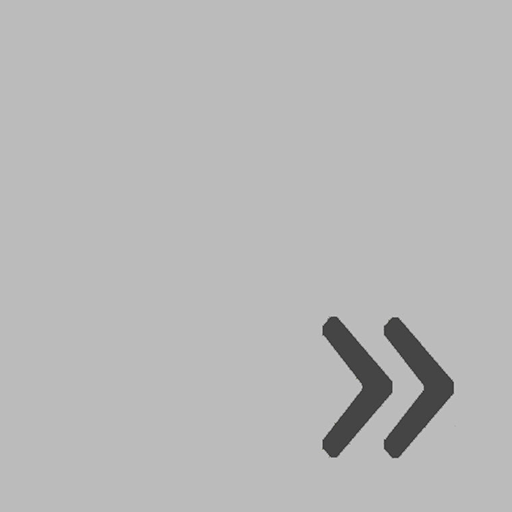
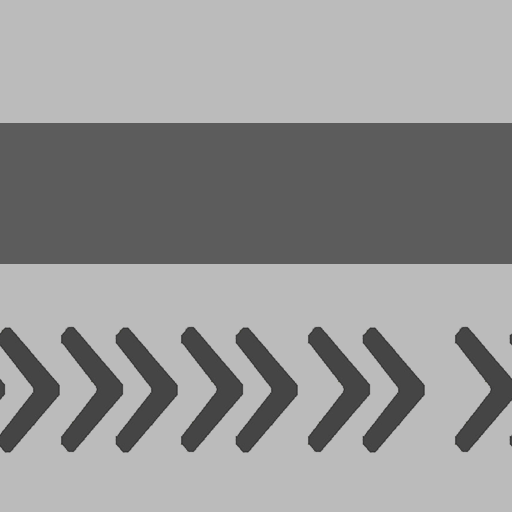
Before/after of a 512 x 512 layered artwork. What changed in the layer stack:
renamed "arrow" to "RollerPlatformUVLayout.jpg", hid it, painted on it over [0, 313, 512, 460]
added layer "Livello 7 copia" above "Livello 7" over [454, 326, 512, 453]
added layer "Livello 7" above "Livello 5" over [0, 327, 61, 453]
added layer "Livello 5" above "Livello 4" over [60, 326, 178, 453]
added layer "Livello 4" above "Livello 3" over [180, 326, 298, 453]
added layer "Livello 3" above "Livello 8" over [307, 326, 426, 453]
added layer "Livello 8" above "Livello 1" over [0, 123, 512, 264]
painted on "Livello 1" over [0, 123, 512, 460]
